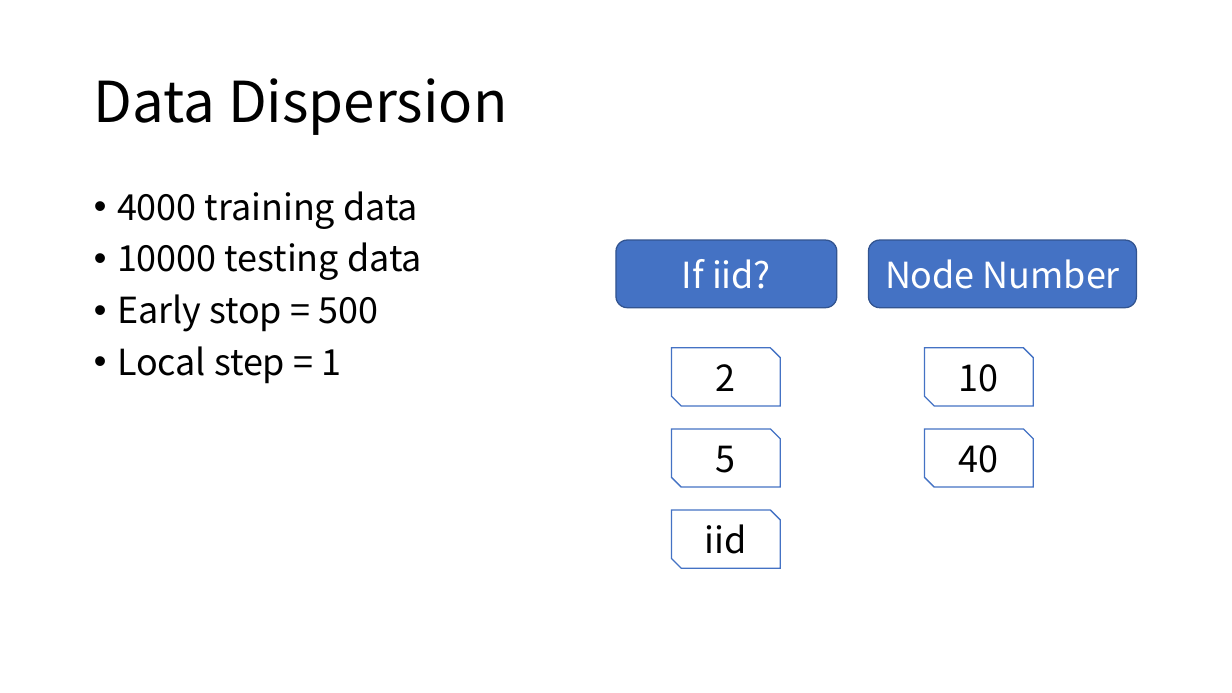
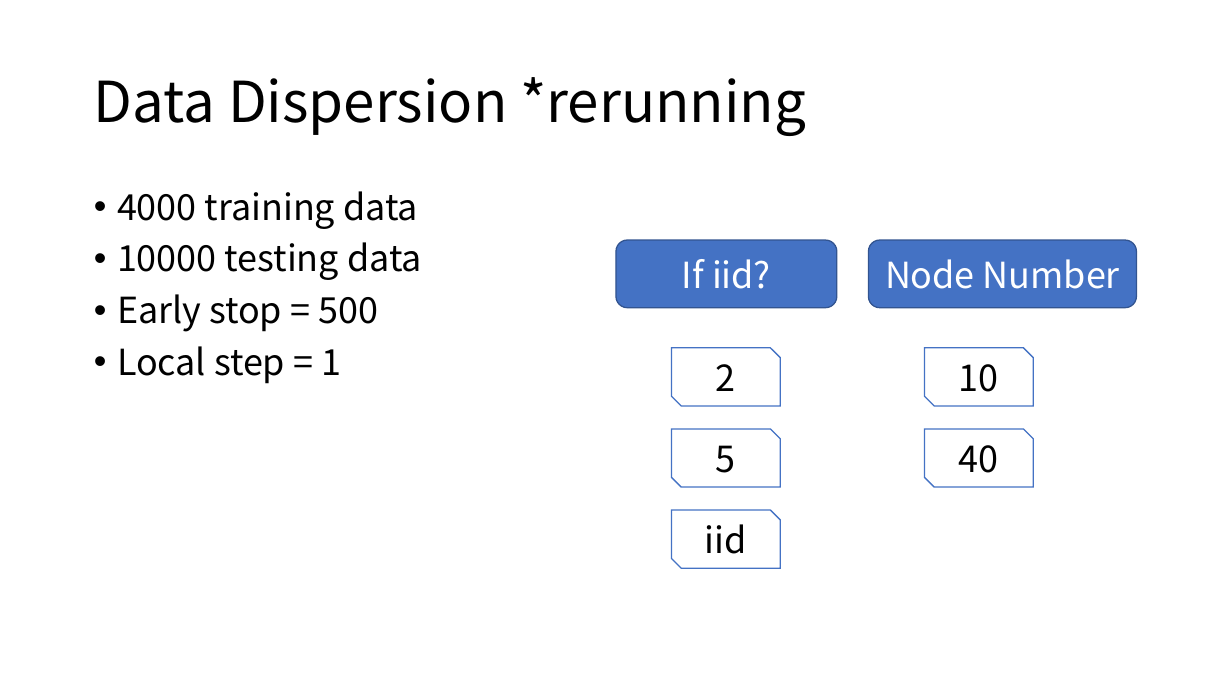
Before and after one commit to Jiarong-L/Thesis2020, a slide deck: slide 12 of Cifar10/TestResults.pptx. Drawn at 1232x693 pixels with LibreOffice and Linux fonts; fonts in the diff are those of the drawing. Boxes give left, top, right and bottom in pixels: in the first picture for what was removed or moved away, otherwise in the second. Text is boxed around its words. In the diff, an @@ line names an element or a change of style, - is before the commit and + after.

```diff
--- a/Cifar10/TestResults.pptx
+++ b/Cifar10/TestResults.pptx
@@ title at [94,77,806,136]: text changed @@
-Data Dispersion
+Data Dispersion *rerunning
```
Also in this commit, not shown: 2 other slides changed, 1 slide added, 2 slides removed, 13 other files.
